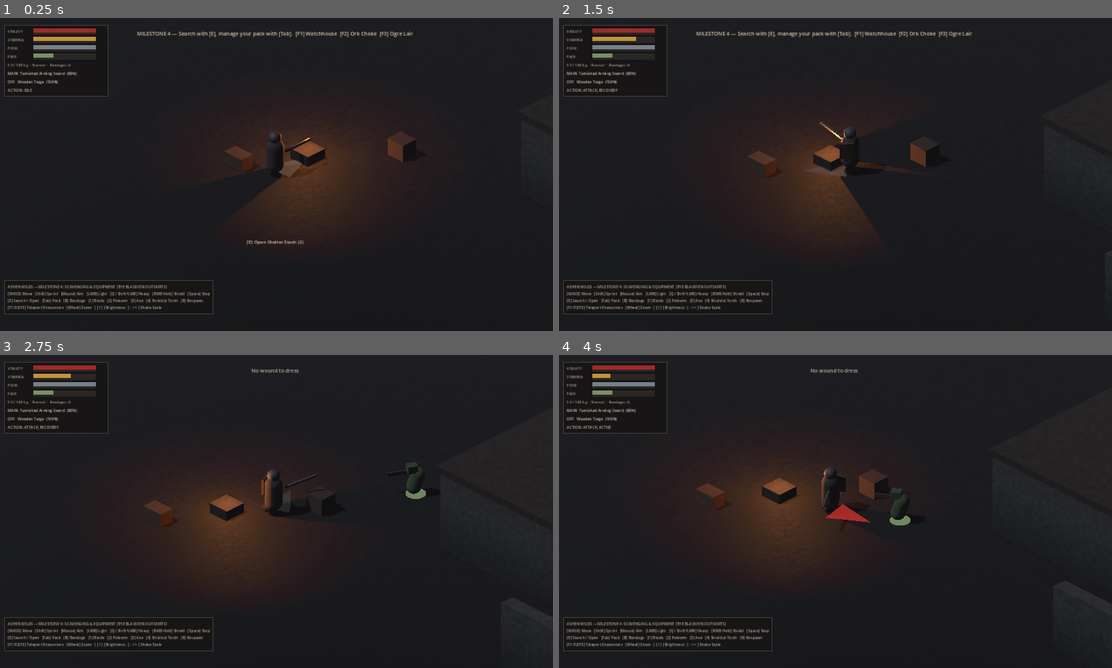
Above: before the commit, frames 1-4 (two rows, left to right).
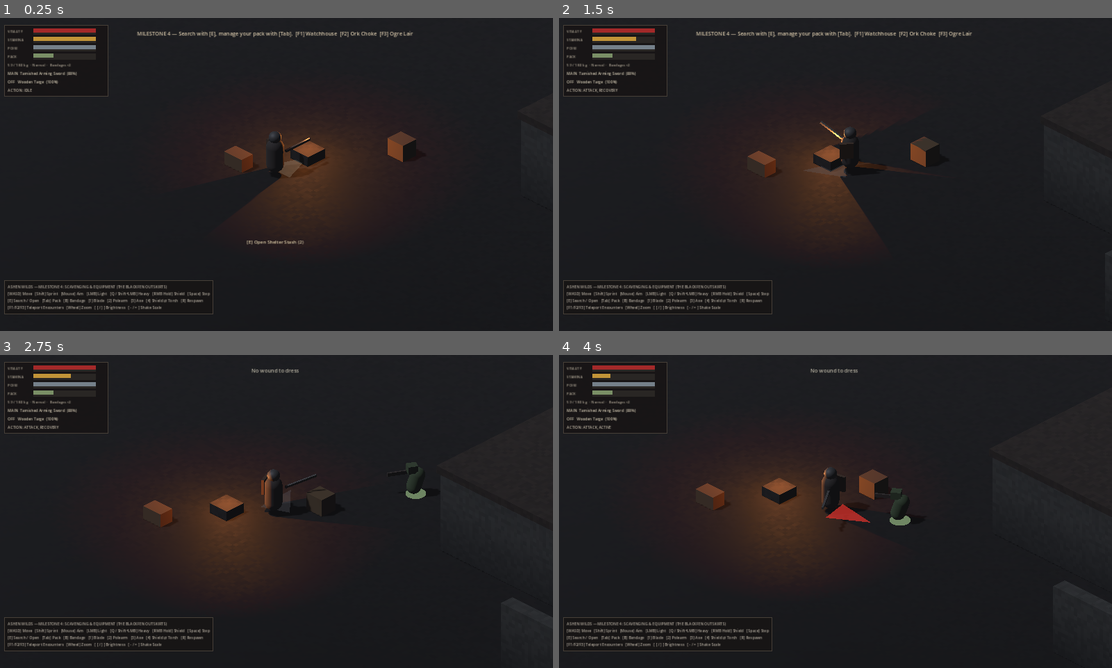
Above: after the commit, the same moments.

Repository: dribblejerp-KlunkDunker/Ashen-Wilds
Game: Godot game, scene res://main.tscn
Same seed, same stepped clock (60 frames per second), same inputs: the game is played once before the commit and once after it.
Inputs (mouse positions are in pixels of both pictures, inside the frame that each line leads up to):
- Up to frame 1 (0.25 s): no input
- Up to frame 2 (1.5 s): tap Enter at 0.5 s; move the mouse to (957, 158) at 0.52 s; hold D (move_right) 0.53-1.28 s; tap Q (attack_heavy) at 0.6 s; click (957, 158) at 0.67 s; move the mouse to (724, 190) at 1.27 s; hold S (move_down) from 1.28 s (still down); click (724, 190) at 1.35 s
- Up to frame 3 (2.75 s): move the mouse to (331, 442) at 2.02 s; release S (move_down) at 2.03 s; hold D (move_right) from 2.03 s (still down); tap B (bandage) at 2.1 s; click (331, 442) at 2.17 s
- Up to frame 4 (4 s): move the mouse to (807, 574) at 2.77 s; release D (move_right) at 2.78 s; hold W (move_up) 2.78-3.53 s; right-click (807, 574) at 2.85 s; click (807, 574) at 2.92 s; move the mouse to (1001, 558) at 3.52 s; hold A (move_left) from 3.53 s (still down); tap Space (dodge) at 3.6 s; click (1001, 558) at 3.67 s

The runs differ from the first frame. In frame 1, 0.3% of the frame differs, in the area x 40-73%, y 36-46%; in frame 2, 0.3%; in frame 3, 0.1%; in frame 4, 0.3%.

Commit message:
Fix torch self-shadowing and watchhouse east-wall occlusion; add README and screenshots
- Torch light now sits at the flame in the off-hand instead of inside the torso mesh,
  which shadowed the survivor black and threw a dark wedge across rooms
- Watchhouse east wall faces the camera and now gets the dither cutaway; it was hiding
  the eastern half of the interior (including the supply chest)
- Containers use lighter wood tones so they read in the dark
- README with features, controls, setup, tests, architecture and roadmap
- tools/capture_screenshots.gd renders docs/screenshots/ (software Vulkan works too)
- docs/.gdignore keeps README images out of Godot's import pipeline

Co-Authored-By: Claude Opus 5.5 <noreply@anthropic.com>
Claude-Session: https://claude.ai/code/session_01M7qRs65ND4MnARJL9NJwYa

Diff:
--- a/scripts/core/scene_bootstrap.gd
+++ b/scripts/core/scene_bootstrap.gd
@@ -160,7 +160,9 @@
 
 	var stone_col := Color(0.28, 0.27, 0.25)
 	_create_static_box(Vector3(5.0, 1.6, -7.0), Vector3(8.0, 3.2, 0.4), stone_col, cutaway_shader, false, false)
-	_create_static_box(Vector3(9.0, 1.6, -3.0), Vector3(0.4, 3.2, 8.0), stone_col, cutaway_shader, false, false)
+	# East wall faces the camera (rig sits on the +X/+Z side), so it needs the
+	# cutaway too or it hides the eastern half of the watchhouse interior.
+	_create_static_box(Vector3(9.0, 1.6, -3.0), Vector3(0.4, 3.2, 8.0), stone_col, cutaway_shader, true, false)
 
 	# West Foreground Wall with 1.35m doorway at Z = -2.675 (Blocks 1.70m Ogre)
 	_create_static_box(Vector3(1.0, 1.6, -5.175), Vector3(0.4, 3.2, 3.65), stone_col, cutaway_shader, true, false)
@@ -293,25 +295,25 @@
 func _spawn_scavenge_containers() -> void:
 	# Your own stash by the shelter fire: already known, opens instantly.
 	var stash := _spawn_container(
-		"Shelter Stash", Vector3(-7.9, 0.0, 7.0), Vector3(0.9, 0.55, 0.6), Color(0.30, 0.22, 0.15), 0.0,
+		"Shelter Stash", Vector3(-7.9, 0.0, 7.0), Vector3(0.9, 0.55, 0.6), Color(0.40, 0.29, 0.19), 0.0,
 		[ItemDatabase.make("clean_rag_bandage", 1), ItemDatabase.make("timber", 1)]
 	)
 	stash.searched = true
 
 	_spawn_container(
-		"Rotted Grain Crate", Vector3(-4.2, 0.0, 2.2), Vector3(0.8, 0.7, 0.7), Color(0.27, 0.21, 0.15), 2.0,
+		"Rotted Grain Crate", Vector3(-4.2, 0.0, 2.2), Vector3(0.8, 0.7, 0.7), Color(0.38, 0.29, 0.19), 2.0,
 		[ItemDatabase.make("timber", 2), ItemDatabase.make("iron_scrap", 1)]
 	)
 	_spawn_container(
-		"Watchhouse Supply Chest", Vector3(7.4, 0.0, -5.6), Vector3(1.0, 0.6, 0.6), Color(0.25, 0.19, 0.14), 3.0,
+		"Watchhouse Supply Chest", Vector3(7.4, 0.0, -5.6), Vector3(1.0, 0.6, 0.6), Color(0.36, 0.27, 0.18), 3.0,
 		[ItemDatabase.make("boar_spear", 1, 72.0), ItemDatabase.make("clean_rag_bandage", 1), ItemDatabase.make("salt", 2)]
 	)
 	_spawn_container(
-		"Ork Plunder Pile", Vector3(13.2, 0.0, 12.4), Vector3(1.1, 0.5, 0.9), Color(0.24, 0.20, 0.17), 2.5,
+		"Ork Plunder Pile", Vector3(13.2, 0.0, 12.4), Vector3(1.1, 0.5, 0.9), Color(0.34, 0.28, 0.22), 2.5,
 		[ItemDatabase.make("woodsmans_broadaxe", 1, 90.0), ItemDatabase.make("lamp_oil", 1), ItemDatabase.make("clean_rag_bandage", 1)]
 	)
 	_spawn_container(
-		"Gnawed Bone Heap", Vector3(-15.0, 0.0, -13.0), Vector3(1.2, 0.45, 1.0), Color(0.42, 0.38, 0.32), 3.5,
+		"Gnawed Bone Heap", Vector3(-15.0, 0.0, -13.0), Vector3(1.2, 0.45, 1.0), Color(0.46, 0.42, 0.35), 3.5,
 		[ItemDatabase.make("cooking_pot", 1), ItemDatabase.make("iron_scrap", 2)]
 	)
 
--- a/scripts/player/player_controller.gd
+++ b/scripts/player/player_controller.gd
@@ -1072,13 +1072,16 @@
 	_aim_arc_mesh.position = Vector3(0.0, 0.04, -0.95)
 	_visual_root.add_child(_aim_arc_mesh)
 
+	# The light lives at the flame in the off-hand. (It used to sit at the body's
+	# centre, inside the torso mesh, which self-shadowed the survivor black and
+	# threw a huge dark wedge across rooms.)
 	_torch_light = OmniLight3D.new()
 	_torch_light.light_color = Color(0.95, 0.62, 0.28)
 	_torch_light.light_energy = 1.35
 	_torch_light.omni_range = 7.5
 	_torch_light.shadow_enabled = true
-	_torch_light.position = Vector3(0.0, 1.35, 0.0)
-	add_child(_torch_light)
+	_torch_light.position = Vector3(0.0, 0.48, 0.0)
+	_torch_root.add_child(_torch_light)
 
 	_hitbox = HitboxComponent.new()
 	_hitbox.owner_entity = self
--- /dev/null
+++ b/tools/capture_screenshots.gd
@@ -0,0 +1,136 @@
+extends SceneTree
+# Renders README screenshots into res://docs/screenshots/.
+# Needs a real renderer (not --headless). On Linux without a GPU:
+#   xvfb-run -s "-screen 0 1920x1080x24" godot --path . --script res://tools/capture_screenshots.gd
+# Enemies are frozen while staging so shots are repeatable. Shots use the in-game
+# brightness setting at +0.4 (the same as pressing ] four times). Facing is set
+# directly because there is no real mouse under a virtual display.
+
+const OUT_DIR := "res://docs/screenshots"
+
+var _main: Node3D
+var _player: PlayerController
+var _rig: IsoCameraRig
+var _hud: TacticalHUD
+
+func _initialize() -> void:
+	_run.call_deferred()
+
+func _frames(n: int) -> void:
+	for i in range(n):
+		await process_frame
+
+func _shot(file_name: String) -> void:
+	await RenderingServer.frame_post_draw
+	var img: Image = root.get_texture().get_image()
+	var path: String = "%s/%s" % [OUT_DIR, file_name]
+	var err: int = img.save_png(path)
+	print("saved %s (%dx%d) err=%d" % [path, img.get_width(), img.get_height(), err])
+
+func _find(cls_check: Callable) -> Array:
+	var out: Array = []
+	for c: Node in _main.get_children():
+		if cls_check.call(c):
+			out.append(c)
+	return out
+
+func _lootable(display_name: String) -> Lootable:
+	for n: Node in get_nodes_in_group("lootable"):
+		var l := n as Lootable
+		if l and l.display_name == display_name:
+			return l
+	return null
+
+func _place(pos: Vector3, aim: Vector3 = Vector3(1, 0, -1)) -> void:
+	_player.respawn_at_shelter(pos)
+	_player._aim_direction = aim.normalized()
+	_player._visual_root.look_at(pos + aim.normalized(), Vector3.UP)
+	_rig.global_position = pos
+	_hud.show_banner("", Color.WHITE)
+
+func _equip_now(item_id: String) -> void:
+	var inst: ItemInstance = _player.inventory.find_first(item_id)
+	if inst == null:
+		inst = ItemDatabase.make(item_id)
+		_player.inventory.add(inst)
+	_player.inventory.equip(inst)
+
+func _run() -> void:
+	DirAccess.make_dir_recursive_absolute(ProjectSettings.globalize_path(OUT_DIR))
+	_main = (load("res://main.tscn") as PackedScene).instantiate()
+	root.add_child(_main)
+	_player = _find(func(n: Node) -> bool: return n is PlayerController)[0]
+	_rig = _find(func(n: Node) -> bool: return n is IsoCameraRig)[0]
+	_hud = _find(func(n: Node) -> bool: return n is TacticalHUD)[0]
+	var enemies: Array = _find(func(n: Node) -> bool: return n is EnemyGoblinScavenger or n is EnemyOrkWarrior or n is EnemyOgreBrute)
+	for e: Node in enemies:
+		e.process_mode = Node.PROCESS_MODE_DISABLED
+	_rig.adjust_brightness(0.4)
+	_player.camera_rig = null # stop mouse-driven aim; the camera still follows
+	await _frames(10)
+
+	# 1. Shelter start: fire, stash prompt, starting gear.
+	_place(Vector3(-7.0, 0.0, 6.6), Vector3(-0.9, 0, 0.5))
+	await _frames(40)
+	await _shot("01_shelter_start.png")
+
+	# 2. Torchlight inside the watchhouse: roof cutaway + interior goblin.
+	_equip_now("pitch_torch")
+	_place(Vector3(4.4, 0.0, -3.6), Vector3(-2.2, 0, 1.0))
+	var inside_goblin: EnemyGoblinScavenger = enemies.filter(func(e: Node) -> bool: return e is EnemyGoblinScavenger)[1]
+	inside_goblin.global_position = Vector3(2.2, 0.0, -2.6)
+	inside_goblin._face_direction((Vector3(4.4, 0.0, -3.6) - inside_goblin.global_position).normalized(), 50.0, 1.0)
+	inside_goblin.state = EnemyGoblinScavenger.AIState.ATTACK_STARTUP
+	inside_goblin._update_visual_telegraph()
+	inside_goblin._visual_root.visible = true # in the player's line of sight
+	await _frames(40)
+	await _shot("02_watchhouse_torchlight.png")
+
+	# 3. Searching the Watchhouse chest mid-way.
+	var chest: Lootable = _lootable("Watchhouse Supply Chest")
+	_place(chest.global_position + Vector3(-1.1, 0.0, 0.6), Vector3(1, 0, -0.55))
+	await _frames(10)
+	_player._start_channel(PlayerController.ChannelKind.SCAVENGE, chest.search_duration, chest)
+	_player._channel_elapsed = chest.search_duration * 0.55
+	await _frames(4)
+	await _shot("03_searching_chest.png")
+
+	# 4. Pack + loot windows after the search completes.
+	_player._channel_elapsed = chest.search_duration
+	await _frames(6)
+	if not _hud.inventory_ui.is_loot_open():
+		chest.searched = true
+		_hud.inventory_ui.open_loot(chest)
+	await _frames(6)
+	await _shot("04_pack_and_loot.png")
+	_hud.inventory_ui.close_all()
+
+	# 5. Ork choke point with the spear (two-handed, shield stowed).
+	_equip_now("arming_sword")
+	_equip_now("wooden_targe")
+	_equip_now("boar_spear")
+	_place(Vector3(10.4, 0.0, 10.2), Vector3(1.8, 0, -1.6))
+	for e: Node in enemies:
+		if e is EnemyOrkWarrior:
+			var ork: EnemyOrkWarrior = e
+			ork._face_direction((_player.global_position - ork.global_position).normalized(), 50.0, 1.0)
+			ork.state = EnemyOrkWarrior.AIState.SHIELD_ADVANCE if ork.has_shield else EnemyOrkWarrior.AIState.COMBO_1_STARTUP
+			ork._update_visual_telegraph()
+			ork._visual_root.visible = true
+	await _frames(40)
+	await _shot("05_ork_choke_spear.png")
+
+	# 6. The Blackfen Ogre's lair: torch + axe, slam telegraph.
+	_equip_now("woodsmans_broadaxe")
+	_equip_now("pitch_torch")
+	var ogre: EnemyOgreBrute = enemies.filter(func(e: Node) -> bool: return e is EnemyOgreBrute)[0]
+	_place(Vector3(-10.4, 0.0, -12.6), Vector3(-3.1, 0, 1.1))
+	ogre._face_direction((_player.global_position - ogre.global_position).normalized(), 50.0, 1.0)
+	ogre._visual_root.visible = true
+	ogre.state = EnemyOgreBrute.AIState.SLAM_STARTUP
+	ogre._slam_ring.visible = true
+	ogre._update_visual_telegraph()
+	await _frames(40)
+	await _shot("06_ogre_lair.png")
+
+	quit(0)
Not shown, added: docs/.gdignore
Binary file added: docs/screenshots/01_shelter_start.png
Binary file added: docs/screenshots/02_watchhouse_torchlight.png
Binary file added: docs/screenshots/03_searching_chest.png
Binary file added: docs/screenshots/04_pack_and_loot.png
Binary file added: docs/screenshots/05_ork_choke_spear.png
Binary file added: docs/screenshots/06_ogre_lair.png
Not shown, added: README.md
